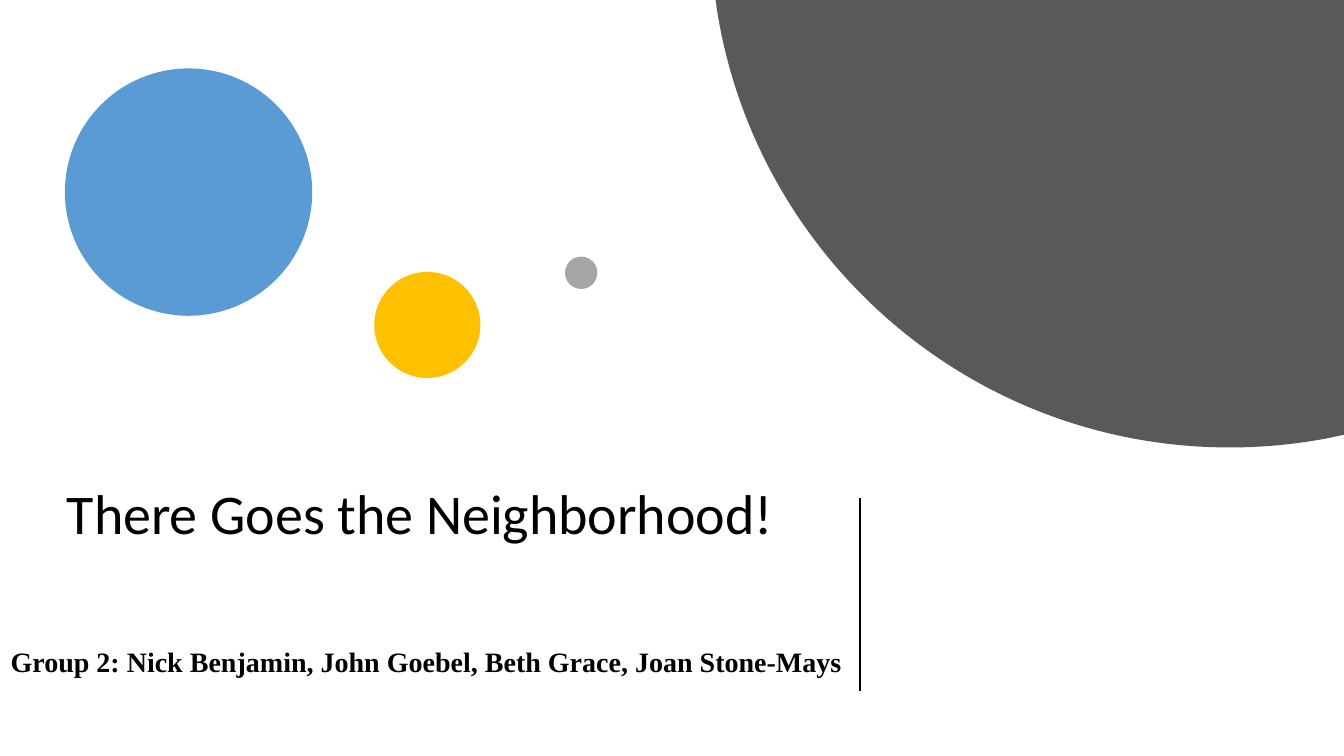
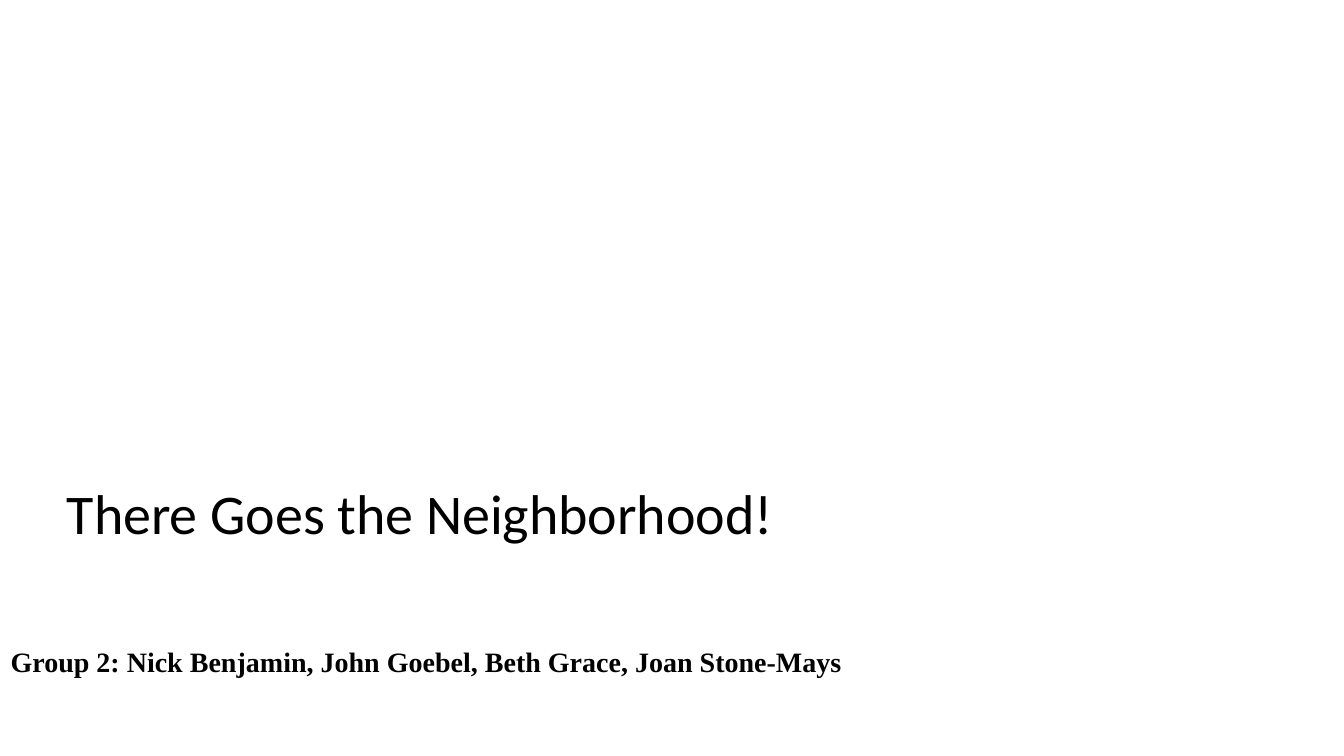
Before and after one commit to nicholasiii/GroupAssignement1, a slide deck: slide 1 of Group 2.pptx. Drawn at 1344x756 pixels with LibreOffice and Linux fonts; fonts in the diff are those of the drawing. Boxes give left, top, right and bottom in pixels: in the first picture for what was removed or moved away, otherwise in the second. Text is boxed around its words. In the diff, an @@ line names an element or a change of style, - is before the commit and + after.

```diff
--- a/Group 2.pptx
+++ b/Group 2.pptx
@@ freeform shape removed at bbox=[716, 0, 1344, 448] @@
@@ ellipse removed at bbox=[65, 69, 312, 316] @@
@@ ellipse removed at bbox=[566, 257, 598, 289] @@
@@ ellipse removed at bbox=[374, 272, 480, 378] @@
@@ line removed from (860, 499) to (860, 691) @@
```
Also in this commit, not shown: 6 other slides changed, 10 slides added, 4 other files.
